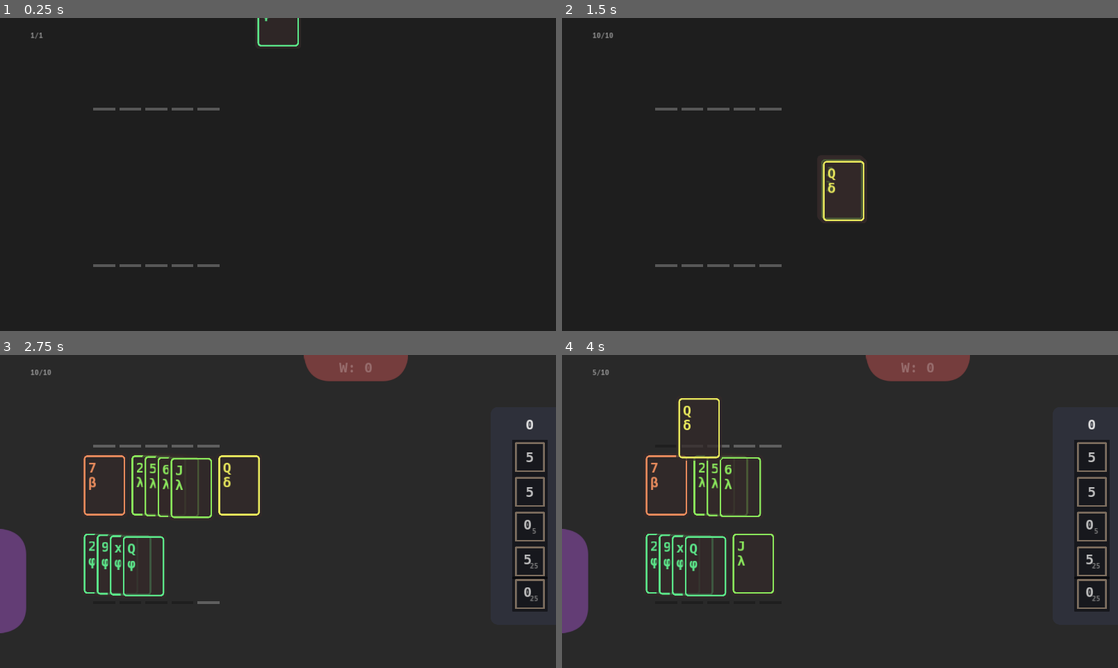
Above: before the commit, frames 1-4 (two rows, left to right).
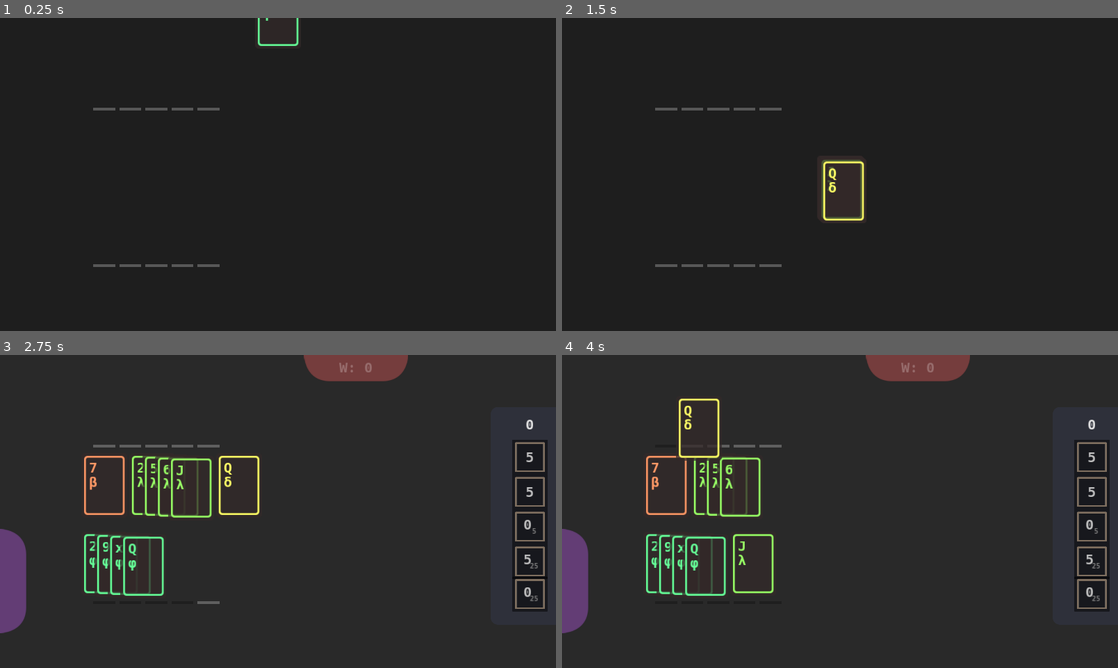
Above: after the commit, the same moments.

Repository: irisxerno/godot-cardinality-9
Game: Godot game, scene res://scene/Main.tscn
Two runs of this game, one before a commit and one after it. Both use one fixed random seed, a clock stepped at 60 frames per second and the inputs below.
Inputs (mouse positions are in pixels of both pictures, inside the frame that each line leads up to):
- Up to frame 1 (0.25 s): no input
- Up to frame 2 (1.5 s): tap Enter (ui_accept) at 0.5, 0.77 s; move the mouse to (962, 158) at 0.52 s; click (962, 158) at 0.67 s; move the mouse to (728, 190) at 1.27 s; click (728, 190) at 1.42 s
- Up to frame 3 (2.75 s): tap Enter (ui_accept) at 1.52 s; move the mouse to (122, 486) at 2.02 s; click (122, 486) at 2.17 s
- Up to frame 4 (4 s): move the mouse to (734, 486) at 2.77 s; click (734, 486) at 2.92 s; tap Enter (ui_accept) at 3.02, 3.77 s; move the mouse to (789, 486) at 3.52 s; click (789, 486) at 3.67 s

The runs differ from the first frame. In frame 1, 0.1% of the frame differs, in the area x 5-54%, y 0-10%; in frame 2, 0.4%; in frame 3, 2.4%; in frame 4, 2.6%, in the area x 5-39%, y 4-78%.

Commit message:
last update

Diff:
--- /dev/null
+++ b/card_wrong.tscn
@@ -0,0 +1,119 @@
+[gd_scene load_steps=8 format=2]
+
+[ext_resource path="res://res/Hack-Bold.ttf" type="DynamicFontData" id=1]
+[ext_resource path="res://script/Card.gd" type="Script" id=2]
+
+[sub_resource type="RectangleShape2D" id=7]
+extents = Vector2( 52, 74 )
+
+[sub_resource type="StyleBoxFlat" id=6]
+bg_color = Color( 0.2, 0.160784, 0.160784, 0.752941 )
+border_color = Color( 1, 1, 1, 1 )
+corner_radius_top_left = 8
+corner_radius_top_right = 8
+corner_radius_bottom_right = 8
+corner_radius_bottom_left = 8
+corner_detail = 20
+
+[sub_resource type="StyleBoxFlat" id=5]
+bg_color = Color( 1, 1, 1, 0 )
+border_width_left = 4
+border_width_top = 4
+border_width_right = 4
+border_width_bottom = 4
+border_color = Color( 1, 1, 1, 1 )
+corner_radius_top_left = 8
+corner_radius_top_right = 8
+corner_radius_bottom_right = 8
+corner_radius_bottom_left = 8
+corner_detail = 20
+expand_margin_left = 1.0
+expand_margin_right = 1.0
+expand_margin_top = 1.0
+expand_margin_bottom = 1.0
+
+[sub_resource type="DynamicFont" id=3]
+size = 32
+use_mipmaps = true
+use_filter = true
+font_data = ExtResource( 1 )
+
+[sub_resource type="StyleBoxFlat" id=8]
+bg_color = Color( 0, 0, 0, 0.501961 )
+border_width_left = 4
+border_width_top = 4
+border_width_right = 4
+border_width_bottom = 4
+border_color = Color( 0, 0, 0, 1 )
+corner_radius_top_left = 8
+corner_radius_top_right = 8
+corner_radius_bottom_right = 8
+corner_radius_bottom_left = 8
+corner_detail = 20
+expand_margin_left = 1.0
+expand_margin_right = 1.0
+expand_margin_top = 1.0
+expand_margin_bottom = 1.0
+
+[node name="Card" type="Area2D"]
+position = Vector2( 1, 0 )
+script = ExtResource( 2 )
+
+[node name="CollisionShape2D" type="CollisionShape2D" parent="."]
+visible = false
+shape = SubResource( 7 )
+
+[node name="Display" type="PanelContainer" parent="."]
+anchor_left = 0.5
+anchor_top = 0.5
+anchor_right = 0.5
+anchor_bottom = 0.5
+margin_left = -52.0
+margin_top = -74.0
+margin_right = 53.0
+margin_bottom = 74.0
+mouse_filter = 2
+custom_styles/panel = SubResource( 6 )
+__meta__ = {
+"_edit_group_": true
+}
+
+[node name="Face" type="Panel" parent="."]
+modulate = Color( 0, 0, 0, 1 )
+margin_left = -46.0
+margin_top = -68.0
+margin_right = 47.0
+margin_bottom = 68.0
+mouse_filter = 2
+custom_styles/panel = SubResource( 5 )
+
+[node name="Value" type="Label" parent="Face"]
+margin_left = 8.5
+margin_top = 8.0
+margin_right = 27.5
+margin_bottom = 46.0
+custom_fonts/font = SubResource( 3 )
+text = "0"
+
+[node name="Suit" type="Label" parent="Face"]
+margin_left = 8.5
+margin_top = 42.0
+margin_right = 27.5
+margin_bottom = 80.0
+custom_fonts/font = SubResource( 3 )
+text = "Ν"
+
+[node name="Back" type="Panel" parent="."]
+visible = false
+margin_left = -52.0
+margin_top = -74.0
+margin_right = 53.0
+margin_bottom = 74.0
+mouse_filter = 2
+custom_styles/panel = SubResource( 8 )
+
+[node name="Tween" type="Tween" parent="."]
+
+[node name="AlphaTween" type="Tween" parent="."]
+
+[connection signal="tween_completed" from="AlphaTween" to="." method="_on_AlphaTween_completed"]
--- a/scene/Armory.tscn
+++ b/scene/Armory.tscn
@@ -3,15 +3,7 @@
 [ext_resource path="res://res/Hack-Bold.ttf" type="DynamicFontData" id=1]
 [ext_resource path="res://script/Card.gd" type="Script" id=2]
 [ext_resource path="res://res/circle_border.png" type="Texture" id=3]
-
-[sub_resource type="StyleBoxFlat" id=6]
-bg_color = Color( 0.2, 0.160784, 0.160784, 0.752941 )
-border_color = Color( 1, 1, 1, 1 )
-corner_radius_top_left = 96
-corner_radius_top_right = 96
-corner_radius_bottom_right = 96
-corner_radius_bottom_left = 96
-corner_detail = 20
+[ext_resource path="res://res/circle.png" type="Texture" id=4]
 
 [sub_resource type="DynamicFont" id=3]
 size = 24
@@ -25,67 +17,41 @@
 face_up = true
 armory = true
 
-[node name="Display" type="PanelContainer" parent="."]
-anchor_left = 0.5
-anchor_top = 0.5
-anchor_right = 0.5
-anchor_bottom = 0.5
-margin_left = -48.0
-margin_top = -48.0
-margin_right = 48.0
-margin_bottom = 48.0
-mouse_filter = 2
-custom_styles/panel = SubResource( 6 )
+[node name="Display" type="Sprite" parent="."]
+modulate = Color( 0.2, 0.160784, 0.160784, 0.752941 )
+scale = Vector2( 0.25, 0.25 )
+texture = ExtResource( 4 )
 __meta__ = {
 "_edit_group_": true
 }
 
-[node name="Face" type="Control" parent="."]
+[node name="Face" type="Node2D" parent="."]
 modulate = Color( 0, 0, 0, 1 )
-anchor_left = 0.5
-anchor_top = 0.5
-anchor_right = 0.5
-anchor_bottom = 0.5
-margin_left = -44.0
-margin_top = -44.0
-margin_right = 44.0
-margin_bottom = 44.0
-mouse_filter = 2
 
 [node name="Value" type="Label" parent="Face"]
-margin_left = 24.0
-margin_top = 17.0
-margin_right = 43.0
-margin_bottom = 55.0
+margin_left = -20.0
+margin_top = -26.0
+margin_right = -1.0
+margin_bottom = 12.0
 custom_fonts/font = SubResource( 3 )
 text = "0"
 
 [node name="Suit" type="Label" parent="Face"]
-margin_left = 24.0
-margin_top = 43.0
-margin_right = 43.0
-margin_bottom = 81.0
+margin_left = -20.0
+margin_top = -1.0
+margin_right = -1.0
+margin_bottom = 37.0
 custom_fonts/font = SubResource( 3 )
 text = "Ν"
 
-[node name="TextureRect" type="TextureRect" parent="Face"]
-anchor_right = 1.0
-anchor_bottom = 1.0
-margin_left = -4.0
-margin_top = -4.0
-margin_right = 292.0
-margin_bottom = 292.0
-rect_scale = Vector2( 0.25, 0.25 )
-mouse_filter = 2
+[node name="TextureRect" type="Sprite" parent="Face"]
+scale = Vector2( 0.25, 0.25 )
 texture = ExtResource( 3 )
 
-[node name="Back" type="Control" parent="."]
-visible = false
-margin_left = -52.0
-margin_top = -74.0
-margin_right = 53.0
-margin_bottom = 74.0
-mouse_filter = 2
+[node name="Border" type="Node2D" parent="."]
+__meta__ = {
+"_editor_description_": "Card.gd"
+}
 
 [node name="Tween" type="Tween" parent="."]
 
--- a/scene/Card.tscn
+++ b/scene/Card.tscn
@@ -2,58 +2,18 @@
 
 [ext_resource path="res://res/Hack-Bold.ttf" type="DynamicFontData" id=1]
 [ext_resource path="res://script/Card.gd" type="Script" id=2]
+[ext_resource path="res://res/card.png" type="Texture" id=3]
+[ext_resource path="res://res/card_border.png" type="Texture" id=4]
+[ext_resource path="res://res/card_border_w.png" type="Texture" id=5]
 
 [sub_resource type="RectangleShape2D" id=7]
 extents = Vector2( 52, 74 )
-
-[sub_resource type="StyleBoxFlat" id=6]
-bg_color = Color( 0.2, 0.160784, 0.160784, 0.752941 )
-border_color = Color( 1, 1, 1, 1 )
-corner_radius_top_left = 8
-corner_radius_top_right = 8
-corner_radius_bottom_right = 8
-corner_radius_bottom_left = 8
-corner_detail = 20
-
-[sub_resource type="StyleBoxFlat" id=5]
-bg_color = Color( 1, 1, 1, 0 )
-border_width_left = 4
-border_width_top = 4
-border_width_right = 4
-border_width_bottom = 4
-border_color = Color( 1, 1, 1, 1 )
-corner_radius_top_left = 8
-corner_radius_top_right = 8
-corner_radius_bottom_right = 8
-corner_radius_bottom_left = 8
-corner_detail = 20
-expand_margin_left = 1.0
-expand_margin_right = 1.0
-expand_margin_top = 1.0
-expand_margin_bottom = 1.0
 
 [sub_resource type="DynamicFont" id=3]
 size = 32
 use_mipmaps = true
 use_filter = true
 font_data = ExtResource( 1 )
-
-[sub_resource type="StyleBoxFlat" id=8]
-bg_color = Color( 0, 0, 0, 0.501961 )
-border_width_left = 4
-border_width_top = 4
-border_width_right = 4
-border_width_bottom = 4
-border_color = Color( 0, 0, 0, 1 )
-corner_radius_top_left = 8
-corner_radius_top_right = 8
-corner_radius_bottom_right = 8
-corner_radius_bottom_left = 8
-corner_detail = 20
-expand_margin_left = 1.0
-expand_margin_right = 1.0
-expand_margin_top = 1.0
-expand_margin_bottom = 1.0
 
 [node name="Card" type="Area2D"]
 position = Vector2( 1, 0 )
@@ -63,54 +23,38 @@
 visible = false
 shape = SubResource( 7 )
 
-[node name="Display" type="PanelContainer" parent="."]
-anchor_left = 0.5
-anchor_top = 0.5
-anchor_right = 0.5
-anchor_bottom = 0.5
-margin_left = -52.0
-margin_top = -74.0
-margin_right = 53.0
-margin_bottom = 74.0
-mouse_filter = 2
-custom_styles/panel = SubResource( 6 )
-__meta__ = {
-"_edit_group_": true
-}
+[node name="Display" type="Sprite" parent="."]
+modulate = Color( 0.1, 0.08, 0.08, 0.752941 )
+scale = Vector2( 0.25, 0.25 )
+texture = ExtResource( 3 )
 
-[node name="Face" type="Panel" parent="."]
+[node name="Face" type="Node2D" parent="."]
 modulate = Color( 0, 0, 0, 1 )
-margin_left = -46.0
-margin_top = -68.0
-margin_right = 47.0
-margin_bottom = 68.0
-mouse_filter = 2
-custom_styles/panel = SubResource( 5 )
 
 [node name="Value" type="Label" parent="Face"]
-margin_left = 8.5
-margin_top = 8.0
-margin_right = 27.5
-margin_bottom = 46.0
+margin_left = -35.0
+margin_top = -60.0
+margin_right = -16.0
+margin_bottom = -22.0
 custom_fonts/font = SubResource( 3 )
 text = "0"
 
 [node name="Suit" type="Label" parent="Face"]
-margin_left = 8.5
-margin_top = 42.0
-margin_right = 27.5
-margin_bottom = 80.0
+margin_left = -35.0
+margin_top = -27.0
+margin_right = -16.0
+margin_bottom = 11.0
 custom_fonts/font = SubResource( 3 )
 text = "Ν"
 
-[node name="Back" type="Panel" parent="."]
-visible = false
-margin_left = -52.0
-margin_top = -74.0
-margin_right = 53.0
-margin_bottom = 74.0
-mouse_filter = 2
-custom_styles/panel = SubResource( 8 )
+[node name="Sprite" type="Sprite" parent="Face"]
+scale = Vector2( 0.25, 0.25 )
+texture = ExtResource( 4 )
+
+[node name="Border" type="Sprite" parent="."]
+modulate = Color( 0, 0, 0, 1 )
+scale = Vector2( 0.25, 0.25 )
+texture = ExtResource( 5 )
 
 [node name="Tween" type="Tween" parent="."]
 
--- a/scene/Main.tscn
+++ b/scene/Main.tscn
@@ -23,14 +23,11 @@
 [ext_resource path="res://script/Savior.gd" type="Script" id=21]
 [ext_resource path="res://script/Saves.gd" type="Script" id=22]
 [ext_resource path="res://script/Click.gd" type="Script" id=23]
+[ext_resource path="res://script/Ending.gd" type="Script" id=24]
+[ext_resource path="res://res/DejaVuSerif.ttf" type="DynamicFontData" id=25]
 
 [sub_resource type="RectangleShape2D" id=5]
 extents = Vector2( 1280, 720 )
-
-[sub_resource type="DynamicFont" id=6]
-use_mipmaps = true
-use_filter = true
-font_data = ExtResource( 12 )
 
 [sub_resource type="StyleBoxFlat" id=1]
 bg_color = Color( 0.188235, 0.25098, 0.207843, 0.752941 )
@@ -64,6 +61,12 @@
 use_mipmaps = true
 use_filter = true
 font_data = ExtResource( 12 )
+
+[sub_resource type="DynamicFont" id=11]
+size = 48
+use_mipmaps = true
+use_filter = true
+font_data = ExtResource( 25 )
 
 [node name="Main" type="Node"]
 script = ExtResource( 10 )
@@ -186,15 +189,6 @@
 [node name="Cards" type="Node2D" parent="."]
 script = ExtResource( 4 )
 
-[node name="Debug" type="Label" parent="Cards"]
-margin_left = 70.0
-margin_top = 30.0
-margin_right = 110.0
-margin_bottom = 49.0
-custom_colors/font_color = Color( 1, 1, 1, 0.501961 )
-custom_fonts/font = SubResource( 6 )
-text = "0"
-
 [node name="Armories" type="Node2D" parent="."]
 script = ExtResource( 4 )
 
@@ -202,6 +196,7 @@
 script = ExtResource( 7 )
 
 [node name="Tabs" type="Control" parent="."]
+visible = false
 anchor_right = 1.0
 anchor_bottom = 1.0
 mouse_filter = 2
@@ -430,8 +425,26 @@
 color = Color( 0, 0, 0, 0 )
 duration = 2.0
 
-[node name="Position2D" type="Position2D" parent="."]
-position = Vector2( -30, 130 )
+[node name="Ending" type="Control" parent="."]
+anchor_right = 1.0
+anchor_bottom = 1.0
+script = ExtResource( 24 )
+tick_dur = 0.1
+
+[node name="Label" type="Label" parent="Ending"]
+margin_left = 200.0
+margin_top = 200.0
+margin_right = 1200.0
+margin_bottom = 590.0
+custom_colors/font_color = Color( 0, 0, 0, 1 )
+custom_fonts/font = SubResource( 11 )
+text = "cum"
+autowrap = true
+percent_visible = 1.33333
+
+[node name="Timer" type="Timer" parent="Ending"]
+wait_time = 10.0
+one_shot = true
 
 [connection signal="card_data" from="Savior" to="Builder/Dealer" method="deal_data_now"]
 [connection signal="reset" from="Savior" to="." method="reset"]
@@ -483,6 +496,7 @@
 [connection signal="load_save" from="Tabs/SaveView/Saves" to="Savior" method="load_save"]
 [connection signal="click" from="Tabs/SaveView/newgame" to="Savior" method="newgame"]
 [connection signal="gui_input" from="Tabs/SaveView/newgame" to="Tabs/SaveView/newgame" method="_on_gui_input"]
+[connection signal="timeout" from="Ending/Timer" to="Ending" method="_on_timeout"]
 
 [editable path="Fight/Dealer"]
 [editable path="Tabs/WorldView"]
--- a/script/Background.gd
+++ b/script/Background.gd
@@ -22,8 +22,8 @@
 		return c
 
 
-func to_color(cname):
-	$Tween.interpolate_property(self, "color", self.color, color(cname), duration, Tween.TRANS_LINEAR, Tween.EASE_IN)
+func to_color(cname, d=duration):
+	$Tween.interpolate_property(self, "color", self.color, color(cname), d, Tween.TRANS_LINEAR, Tween.EASE_IN)
 	$Tween.start()
 
 
--- a/script/Card.gd
+++ b/script/Card.gd
@@ -8,7 +8,7 @@
 export var face_up = false
 
 const value_visual_10 = ["x","J","Q","K"]
-const suit_visual = ["Ν","β","δ","λ","φ","Ξ","Γ","Σ","Ψ","Ω","Μ"]
+const suit_visual = ["Ν","β","δ","λ","φ","Ξ","Γ","Σ","Ψ","Ω"]
 
 var dest_position = position
 var dest_a = 1
@@ -39,14 +39,16 @@
 	$Face/Suit.text = suit_visual[self.suit]
 
 	var h = 1.0/9.0*(suit-1) + 0.5/9.0
-	$Face.modulate = Color.from_hsv(h, 0.6, 0.9)
+	$Face.modulate = Color.from_hsv(h, 0.6, 1)
 
 	if face_up:
-		$Back.visible = false
+		$Border.visible = false
 		$Face.visible = true
+		$Display.modulate = Color.from_hsv(0, 0.2, 0.2, 0.75)
 	else:
-		$Back.visible = true
+		$Border.visible = true
 		$Face.visible = false
+		$Display.modulate = Color8(22, 18, 18)
 
 
 func move_to(new_position):
--- a/script/Cards.gd
+++ b/script/Cards.gd
@@ -9,8 +9,6 @@
 	if raise_counter > 0:
 		if raise_counter > rcmax:
 			rcmax = raise_counter
-		if get_node("Debug"):
-			$Debug.text = str(raise_counter)+"/"+str(rcmax)
 	raise_counter = 0
 
 
--- /dev/null
+++ b/script/Ending.gd
@@ -0,0 +1,42 @@
+extends Control
+
+
+var lines = []
+var linelen = 0
+var tick = false
+var t = 0
+export var tick_dur = 0.2
+
+
+func _ready():
+	visible = false
+
+
+func start(rng_seed):
+	var file = File.new()
+	file.open("res://lines", File.READ)
+	for i in range(100):
+		lines.append(file.get_line())
+	file.close()
+	var rng = RandomNumberGenerator.new()
+	#rng.randomize()
+	rng.seed = rng_seed
+	var line = lines[rng.randi_range(0,len(lines)-1)]
+	$Label.text = line
+	$Label.visible_characters = 0
+	linelen = len(line)
+	visible = true
+	$Timer.start()
+
+
+func _on_timeout():
+	tick = true
+
+
+func _process(delta):
+	if tick:
+		t += delta
+		if t > tick_dur:
+			t -= tick_dur
+			if $Label.visible_characters < linelen:
+				$Label.visible_characters += 1
--- a/script/Interface.gd
+++ b/script/Interface.gd
@@ -1,4 +1,8 @@
 extends Control
+
+
+func _ready():
+	visible = true
 
 
 func update_all(new_state, tween=true):
--- a/script/Main.gd
+++ b/script/Main.gd
@@ -62,13 +62,22 @@
 
 func _on_Fight_done(win):
 	# TODO: losing animation
-
+	var ending = false
 	if win:
 		$Savior.savable = true
 		$Builder.clear()
 
+		if $Fight.tile.col == 4:
+			$WorldGeneration.return_new_world($Tabs/WorldView/World.num+1)
+			$Foreground.set_color("flash")
+			$Foreground.to_color("off")
+			if $Tabs/WorldView/World.num >= 5:
+				ending = true
+
 		var reward = $Fight.tile.reward
 		var maxc = $Tabs/StatsView/Stats/Mainhand.level + $Tabs/StatsView/Stats/Offhand.level + $Tabs/StatsView/Stats/Extra.level - $Fight/Mainhand.count() - $Fight/Offhand.count()
+		if ending:
+			maxc = 0
 		var r = []
 		if maxc > 0:
 			r = reward.slice(0, maxc-1)
@@ -78,11 +87,6 @@
 			loss = maxc - len(r)
 			print("net loss: -", loss)
 
-		$Builder/Dealer.add_cards($Fight/Mainhand.cards())
-		$Builder/Dealer.add_cards($Fight/Offhand.cards())
-		$Builder/Dealer.deal_from_data(r)
-		$Builder/Dealer.start()
-
 		$Tabs/StatsView/Stats.reset_ticks()
 		$Tabs/StatsView/Stats.add_xp($Fight/Extra.count()+len(reward)-len(r))
 		$Tabs/StatsView/Stats.add_loss(loss)
@@ -90,13 +94,25 @@
 		$UserArmory.kill_cards()
 
 		$Tabs/WorldView/World.defeat($Fight.tile)
+
+		if ending:
+			print("victory!")
+			$Fight.clear(true)
+			$Cards.kill()
+			$Builder.visible = false
+			$Fight.visible = false
+			$Background.to_color(Color.white, 10)
+			$Ending.start($WorldGeneration.seed_value)
+			$Savior.archive()
+			return
+
+		$Builder/Dealer.add_cards($Fight/Mainhand.cards())
+		$Builder/Dealer.add_cards($Fight/Offhand.cards())
+		$Builder/Dealer.deal_from_data(r)
+		$Builder/Dealer.start()
+
 		$Background.set_color("growth")
 		$Background.to_color("none")
-
-		if $Fight.tile.col == 4:
-			$WorldGeneration.return_new_world($Tabs/WorldView/World.num+1)
-			$Foreground.set_color("flash")
-			$Foreground.to_color("off")
 	else:
 		$Background.set_color("death")
 		$Background.to_color("build")
@@ -111,7 +127,6 @@
 	$Builder.update()
 
 	$Cards.kill()
-
 
 func _on_Tabs_resized():
 	var w = $Tabs.rect_size
--- a/script/Savior.gd
+++ b/script/Savior.gd
@@ -18,6 +18,10 @@
 var saves = []
 
 var magic = 1040447947
+
+
+func archive():
+	print("# TODO: scoreboard functionality")
 
 
 func start():
--- a/script/Tally.gd
+++ b/script/Tally.gd
@@ -7,6 +7,7 @@
 
 
 func start_count(a, r, e, er):
+	#breakpoint
 	# TODO: make it tick
 	var ac = count(a, r)
 	var ec = count(e, er)
@@ -19,8 +20,9 @@
 	var s = Sort.to_suits(deck)
 	for k in armory:
 		var ar = armory[k]
-		if k in s:
-			s[k].append_array(armory[k])
+		var intk = int(k)
+		if intk in s:
+			s[intk].append_array(ar)
 	var i = 0
 	for k in s:
 		var ii = 1
--- a/script/UserArmory.gd
+++ b/script/UserArmory.gd
@@ -32,7 +32,6 @@
 func kill_cards():
 	for inst in slots:
 		inst.kill()
-	# TODO: i might want to setup a reordering job to avoid inconsistency with save
 
 
 func set_slots(new_slot_count):
--- a/script/World.gd
+++ b/script/World.gd
@@ -19,6 +19,9 @@
 	clear()
 	num = n
 	$Label.text = "W: " + str(num)
+	if len(world) != 15:
+		emit_signal("ccount", 0)
+		return
 	var tile_scene = preload("res://scene/Tile.tscn")
 	var row = 0
 	var col = 0
--- a/script/WorldGeneration.gd
+++ b/script/WorldGeneration.gd
@@ -111,6 +111,8 @@
 
 
 func new_world(w):
+	if w > 5:
+		return []
 	var tiles = []
 	var r = world_row_len
 	var h = 0
--- a/stresstest.gd
+++ b/stresstest.gd
@@ -2,20 +2,26 @@
 
 
 var scene = preload("res://scene/Card.tscn")
-var cursor = Vector2(640,360)
+var cursor = Vector2(1280*(2.0/3.0),720*(2.0/3.0))
 var c = 0
+var t = 0
 
-var maxfps = 0
+var maxfps = 59.9
 
 
 func _process(delta):
-	var fps = Performance.get_monitor(Performance.TIME_FPS)
-	if fps > maxfps:
-		maxfps = fps
+	var fps = 1/delta
+	# var fps = Performance.get_monitor(Performance.TIME_FPS)
 	$Debug.text = str(c) + " " + str(fps)
+
 	if fps < maxfps:
+		t += delta
 		return
 
+	if t > 1:
+		return
+
+	t = 0
 
 	var inst = scene.instance()
 	inst.position = cursor
Binary file added: res/DejaVuSerif.ttf
Binary file added: res/card.png
Not shown, added: res/card.png.import
Binary file added: res/card_border.png
Not shown, added: res/card_border.png.import
Binary file added: res/card_border_w.png
Not shown, added: res/card_border_w.png.import
Binary file added: res/circle.png
Not shown, added: res/circle.png.import
Not shown: 1 places in scene/Main.tscn that only renumber resources
